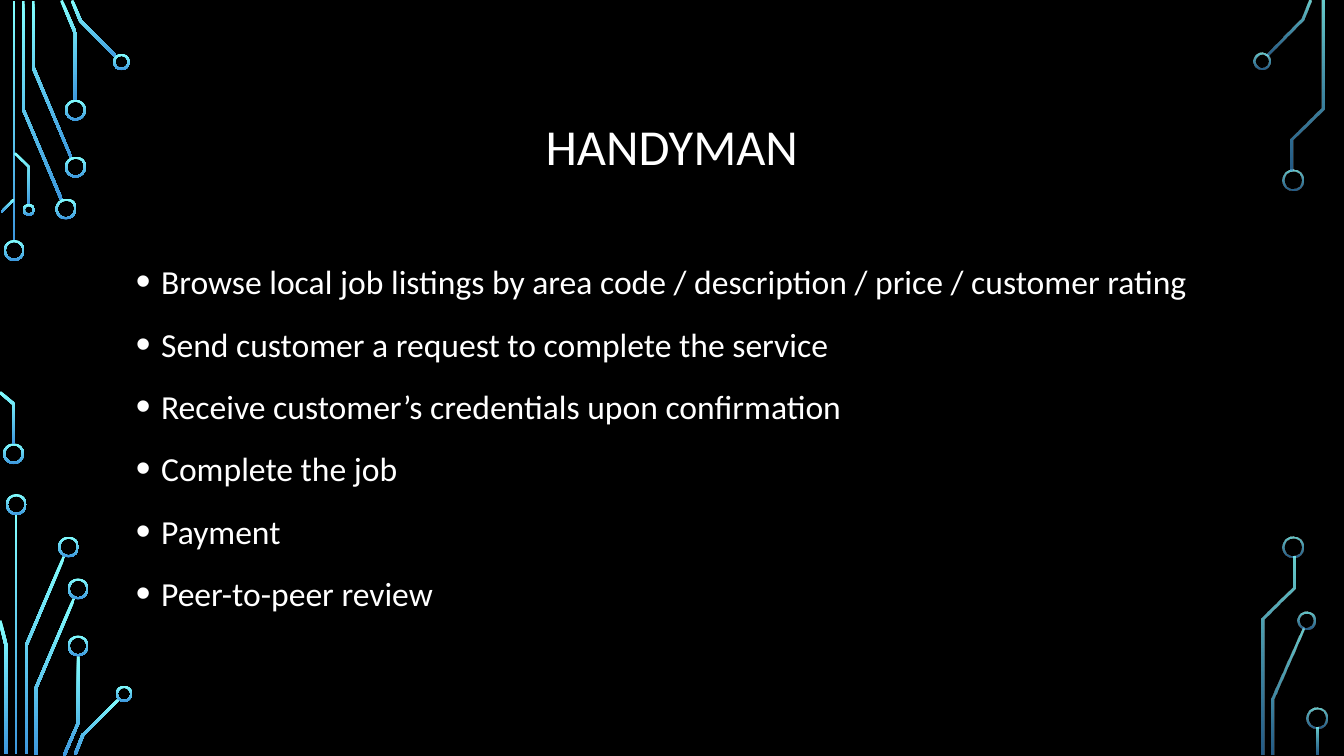
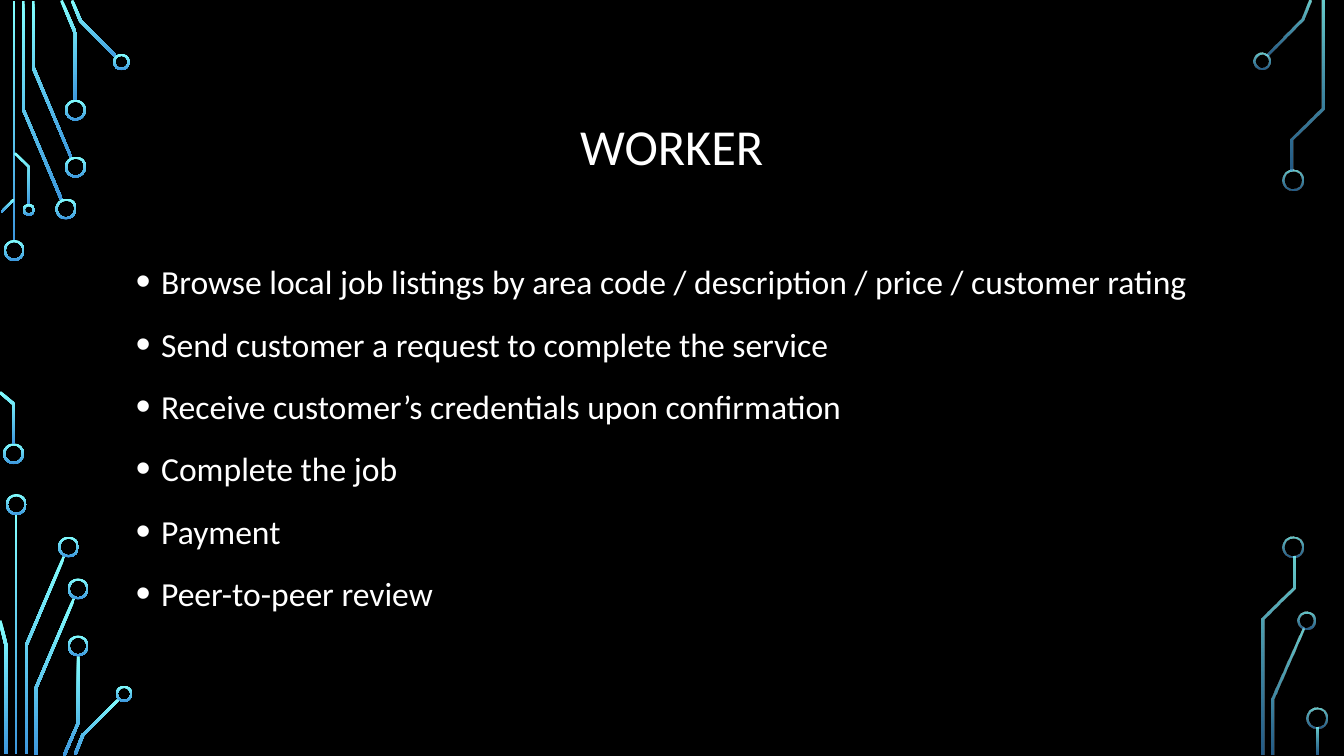
Before and after one commit to jjumbc/Software-Engineering-Group-project, a slide deck: slide 12 of Presentation/Spiral1.pptx. Drawn at 1344x756 pixels with LibreOffice and Linux fonts; fonts in the diff are those of the drawing; background and template pictures are left out. Boxes give left, top, right and bottom in pixels: in the first picture for what was removed or moved away, otherwise in the second. Text is boxed around its words. In the diff, an @@ line names an element or a change of style, - is before the commit and + after.

```diff
--- a/Presentation/Spiral1.pptx
+++ b/Presentation/Spiral1.pptx
@@ title at <box>580,132,763,166</box>: text changed @@
-HANDYMAN
+WORKER
```
Also in this commit, not shown: 1 other slide changed, 1 other file.
